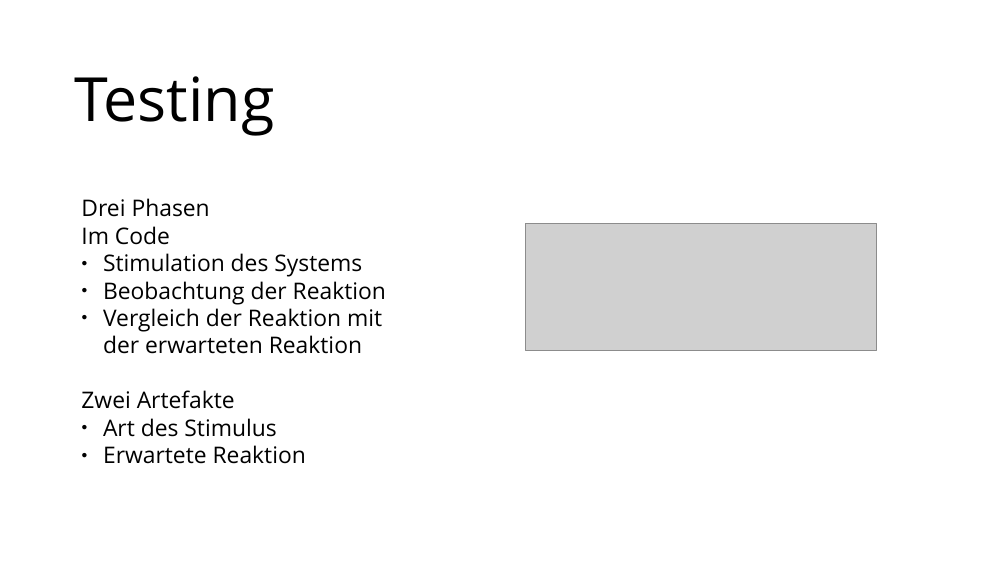
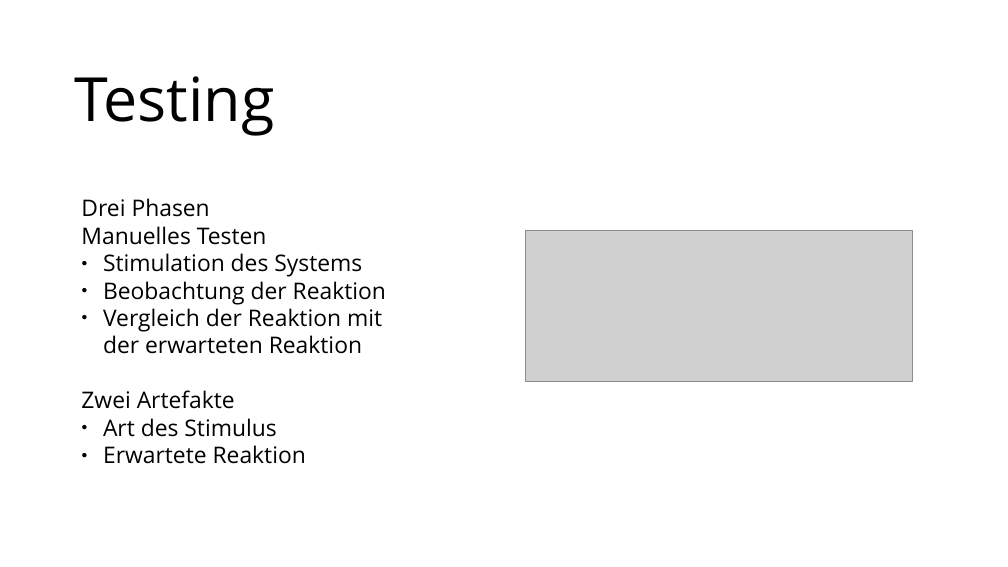
Before and after one commit to MoritzGoeckel/QuickCheck_Experiments, a slide deck: slide 3 of Praesentation.odp. Drawn at 1008x567 pixels with LibreOffice and Linux fonts; fonts in the diff are those of the drawing; grey boxes stand for pictures. Boxes give left, top, right and bottom in pixels: in the first picture for what was removed or moved away, otherwise in the second. Text is boxed around its words. In the diff, an @@ line names an element or a change of style, - is before the commit and + after.

```diff
--- a/Praesentation.odp
+++ b/Praesentation.odp
@@ text at bbox=[81, 198, 267, 245]: text changed @@
-Drei Phasen Im Code
+Drei Phasen Manuelles Testen
@@ picture: place and size @@
-picture at bbox=[526, 223, 877, 350]
+picture at bbox=[525, 231, 913, 381]
```
Also in this commit, not shown: 4 other slides changed, 7 slides added, 4 slides removed, 12 other files.
